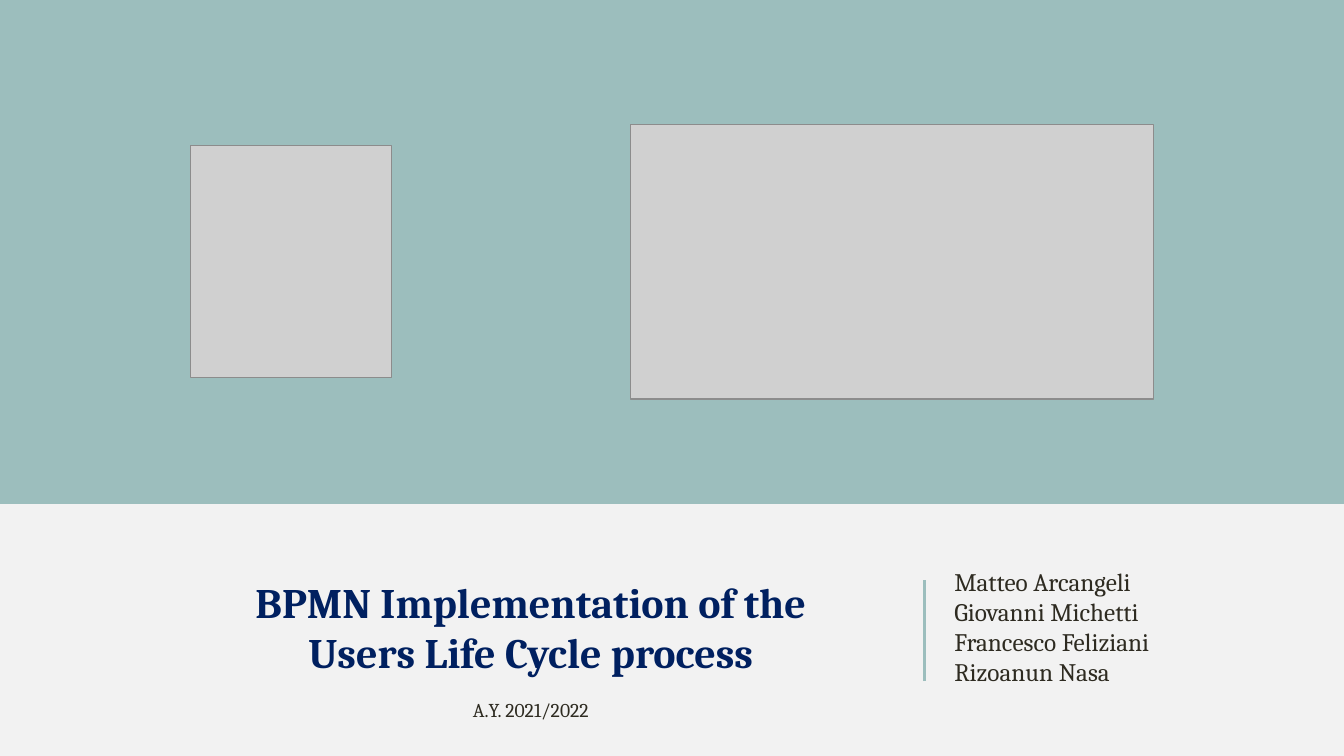
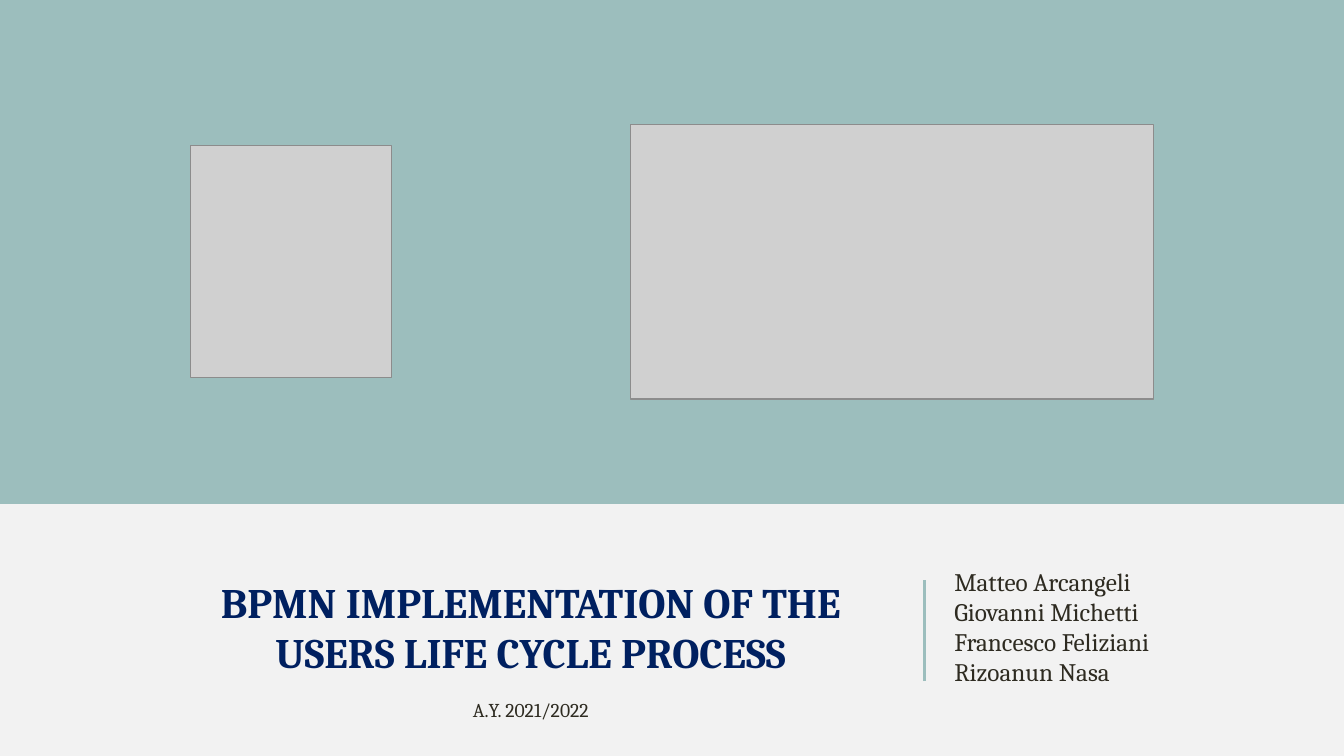
Before and after one commit to Matteoa99/ESI_project, a slide deck: slide 1 of ESI_presentation.pptx. Drawn at 1344x756 pixels with LibreOffice and Linux fonts; fonts in the diff are those of the drawing; grey boxes stand for pictures. Boxes give left, top, right and bottom in pixels: in the first picture for what was removed or moved away, otherwise in the second. Text is boxed around its words. In the diff, an @@ line names an element or a change of style, - is before the commit and + after.

```diff
--- a/ESI_presentation.pptx
+++ b/ESI_presentation.pptx
@@ text at bbox=[221, 589, 840, 669]: text changed @@
-BPMN Implementation of the Users Life Cycle process
+BPMN IMPLEMENTATION OF THE USERS LIFE CYCLE PROCESS
```
Also in this commit, not shown: 2 other slides changed, 5 other files.
